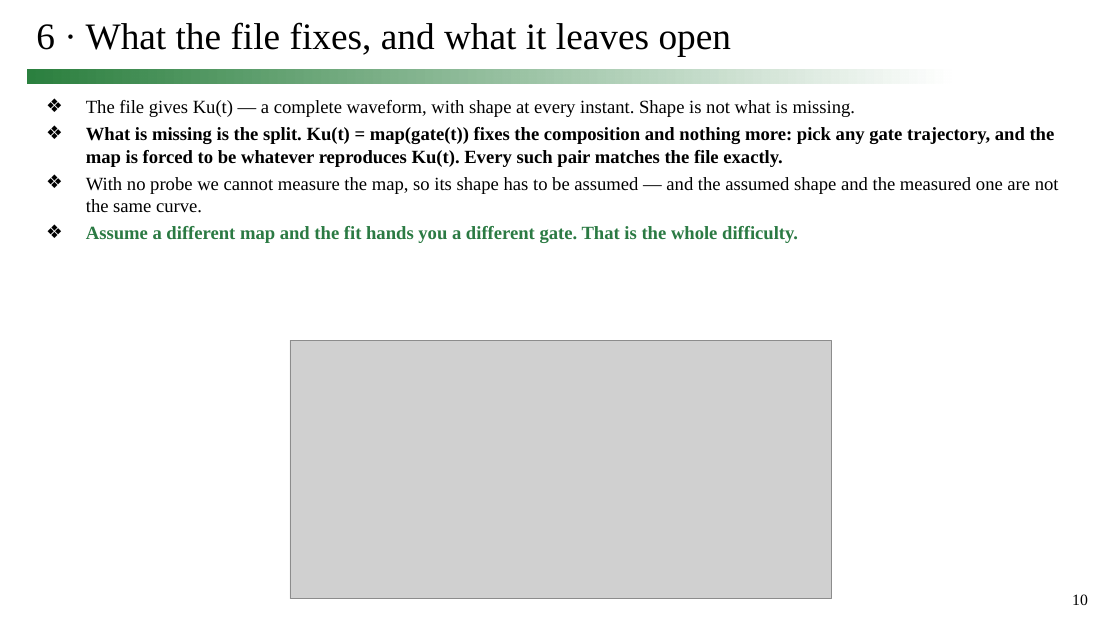
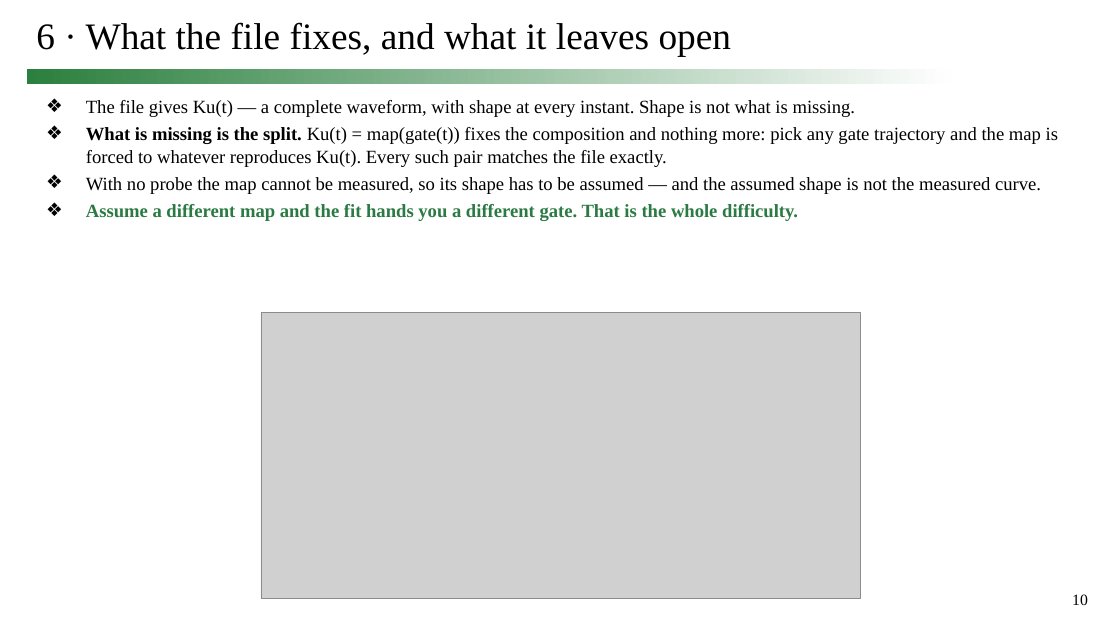
Before and after one commit to simon9721/ibis_comparison, a slide deck: slide 10 of results/meeting_deck_2026-09-24/0924_track1_story.pptx. Drawn at 1120x630 pixels with LibreOffice and Linux fonts; fonts in the diff are those of the drawing; grey boxes stand for pictures. Boxes give left, top, right and bottom in pixels: in the first picture for what was removed or moved away, otherwise in the second. Text is boxed around its words. In the diff, an @@ line names an element or a change of style, - is before the commit and + after.

```diff
--- a/results/meeting_deck_2026-09-24/0924_track1_story.pptx
+++ b/results/meeting_deck_2026-09-24/0924_track1_story.pptx
@@ text at box(86, 127, 1058, 194): text changed; bold off @@
-❖ What is missing is the split. Ku(t) = map(gate(t)) fixes the composition and nothing more: pick any gate trajectory, and the map is forced to be whatever reproduces Ku(t). Every such pair matches the file exactly.
-❖ With no probe we cannot measure the map, so its shape has to be assumed — and the assumed shape and the measured one are not the same curve.
+❖ What is missing is the split. Ku(t) = map(gate(t)) fixes the composition and nothing more: pick any gate trajectory and the map is forced to whatever reproduces Ku(t). Every such pair matches the file exactly.
+❖ With no probe the map cannot be measured, so its shape has to be assumed — and the assumed shape is not the measured curve.
@@ picture: place and size @@
-picture at box(290, 340, 832, 599)
+picture at box(261, 313, 861, 599)
```
Also in this commit, not shown: 22 other slides changed, 16 other files.
